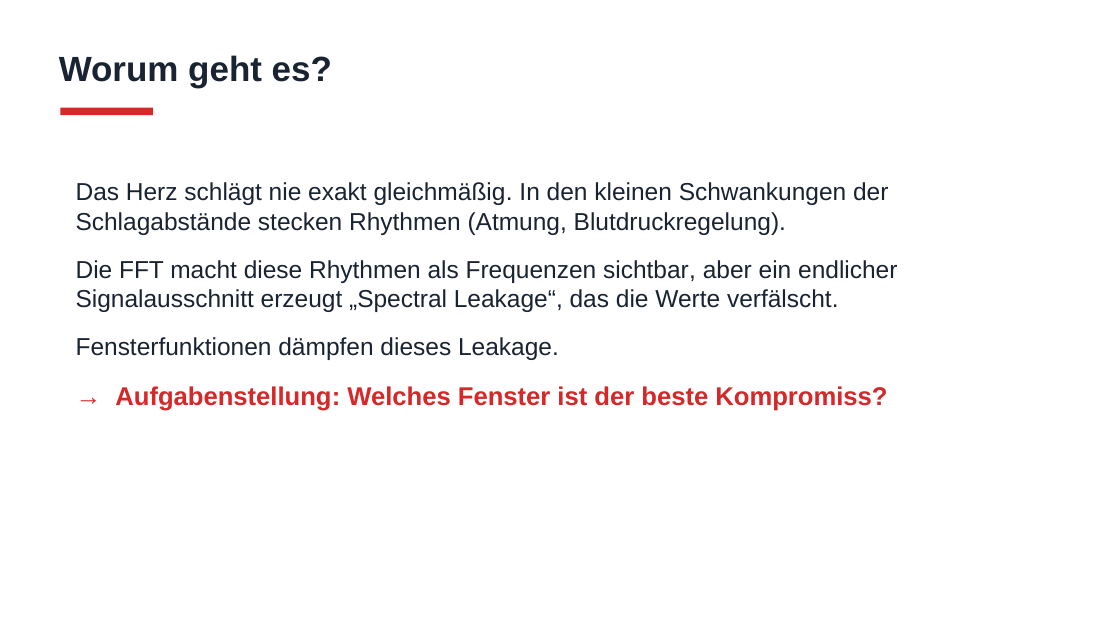
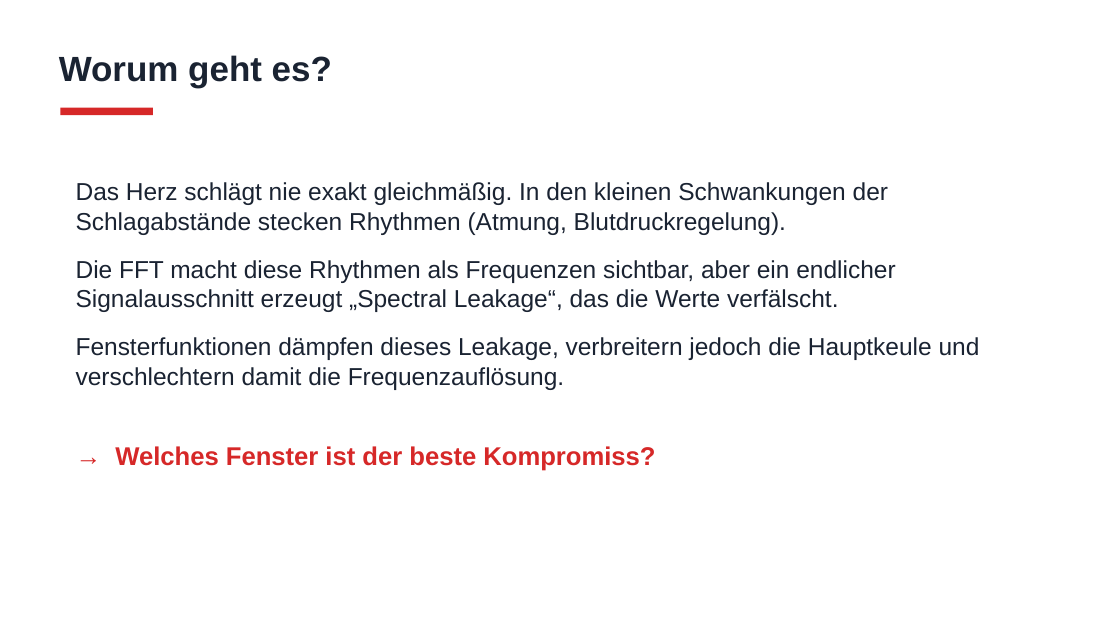
Before and after one commit to JahshakaDEV/matlab-projekt, a slide deck: slide 2 of HRV_Praesentation_korrigiert.pptx. Drawn at 1120x630 pixels with LibreOffice and Linux fonts; fonts in the diff are those of the drawing. Boxes give left, top, right and bottom in pixels: in the first picture for what was removed or moved away, otherwise in the second. Text is boxed around its words. In the diff, an @@ line names an element or a change of style, - is before the commit and + after.

```diff
--- a/HRV_Praesentation_korrigiert.pptx
+++ b/HRV_Praesentation_korrigiert.pptx
@@ text at [76, 337, 980, 471]: text changed; size 22 to 21 pt; text colour #D62828 to #1A2332; bold off @@
-Fensterfunktionen dämpfen dieses Leakage.
-→ Aufgabenstellung: Welches Fenster ist der beste Kompromiss?
+Fensterfunktionen dämpfen dieses Leakage, verbreitern jedoch die Hauptkeule und verschlechtern damit die Frequenzauflösung.
+→ Welches Fenster ist der beste Kompromiss?
```
Also in this commit, not shown: 1 slide added.
